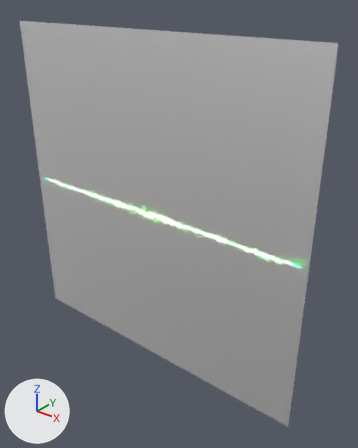
Renders of the FBX model 3DGameProject/ContentResources/Mesh/UIMesh/NeroHPMesh/Gauge/BossGauge/BossHPBar.fbx from each side of a commit.
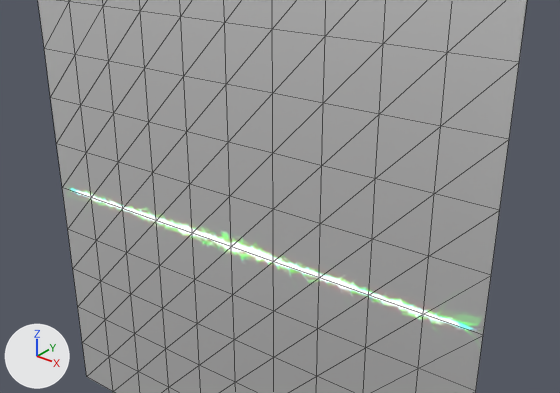
Each version is shown whole from a 50 mm camera at (0.883, -0.96, 0.601) aimed at (0.077, 0.047, -0.023), then close up on the part from 0% to 100% of the width and 13% to 69% of the height. The axes (+X, +Y, +Z) are drawn at lower left. The lights are the same throughout. The close-ups show mesh edges as thin lines. Where no turn or scale is listed for an object, it has been applied to the vertices.

Objects in the first close-up: 'LOD_1_Group_0_Sub_1__lambert1'.
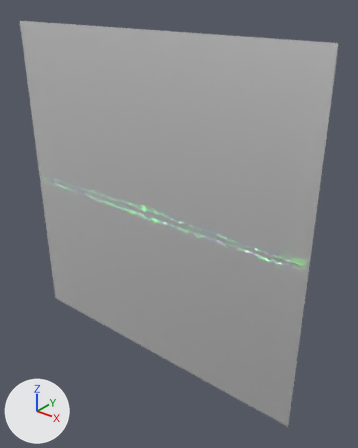
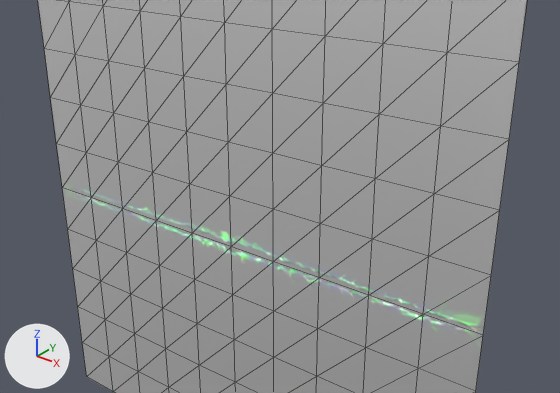
Commit message: 김민석 : 보스 HPBar 업데이트

Pixel boxes (x1, y1, x2, y2) of what changed, in the close-ups (560 x 393 px):
'LOD_1_Group_0_Sub_1__lambert1', surface changed: (67, 185, 479, 333) in both

Edits to the bpy script that builds the scene:
```text
Add img_bossgaugeb_atos_png:
    img_bossgaugeb_atos_png = load_image('BossGaugeB_ATOS.png', 'Low/BossGaugeB_ATOS.png', 720, 720, 'sRGB')
Change mat_lambert1:
    where n3 = _N.new('ShaderNodeTexImage'); n3.name = 'Image Texture.001'
    n3.image: img_bossgauge_atos_png -> img_bossgaugeb_atos_png
    where n2 = _N.new('ShaderNodeTexImage'); n2.name = 'Image Texture'
    where n0 = _N.new('ShaderNodeBsdfPrincipled'); n0.name = 'Principled BSDF'
    add _L.new(n2.outputs[1], n0.inputs[4])  # 'Alpha' to 'Alpha'
```
